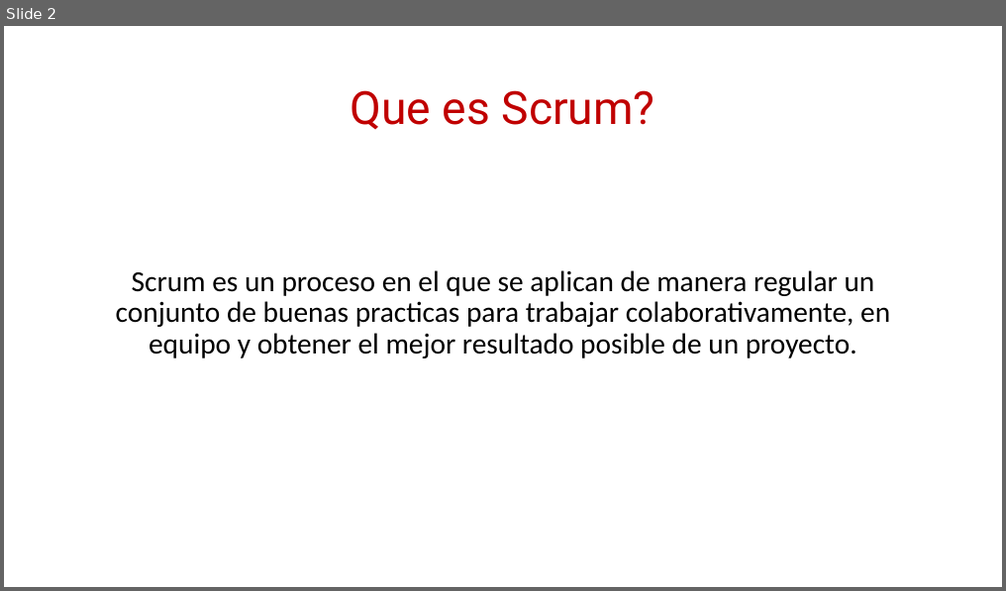
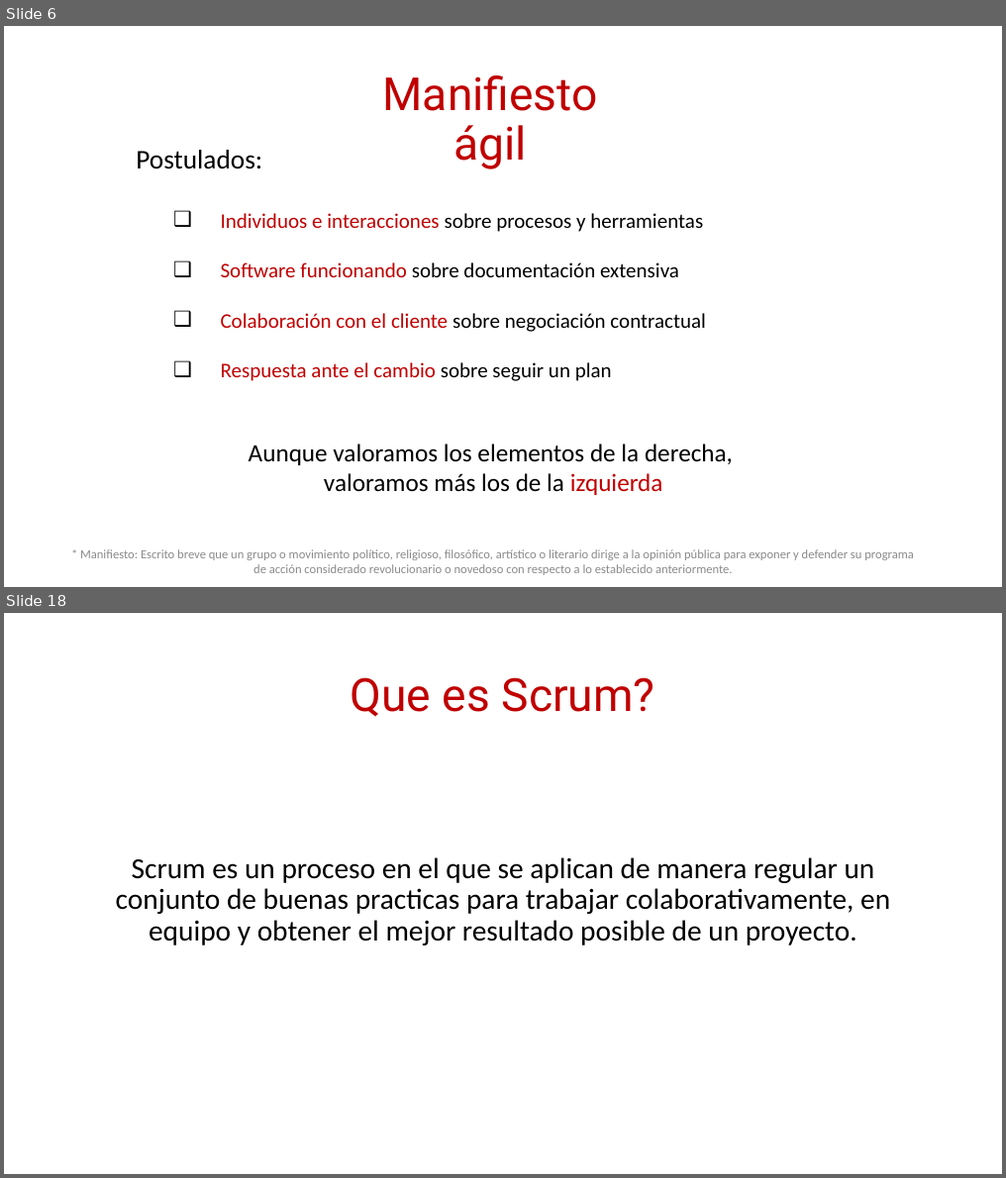
Before and after one commit to daniiel/cursos, a slide deck: Scrum/introduccion a scrum.pptx. Shown one above the other, each under a label of ours: slide 2 before the commit, slides 6 and 18 after it; the slides between them are not shown. The pictures are 1006x591 and 1006x1178 pixels, drawn with LibreOffice and Linux fonts; fonts in the diff are those of the drawing. Boxes give left, top, right and bottom in pixels: in the first picture for what was removed or moved away, otherwise in the second. Text is boxed around its words. In the diff, an @@ line names an element or a change of style, - is before the commit and + after.

```diff
--- a/Scrum/introduccion a scrum.pptx
+++ b/Scrum/introduccion a scrum.pptx
@@ slide 6 added at (4, 26, 1002, 587), background #FFFFFF @@
@@ text added at (383, 76, 598, 170), 44 pt, text #C00000 @@
+Manifiesto ágil
@@ text added at (136, 150, 706, 381), 20 pt, text #000000 @@
+Postulados:
+  ❑ Individuos e interacciones sobre procesos y herramientas
+  ❑ Software funcionando sobre documentación extensiva
+  ❑ Colaboración con el cliente sobre negociación contractual
+  ❑ Respuesta ante el cambio sobre seguir un plan
@@ text added at (249, 444, 733, 495), 24 pt, text #000000 @@
+Aunque valoramos los elementos de la derecha,
+valoramos más los de la izquierda
@@ text added at (80, 550, 914, 575), 12 pt, text #8C8C8C @@
+* Manifiesto: Escrito breve que un grupo o movimiento político, religioso, filosófico, artístico o literario dirige a la opinión pública para exponer y defender su programa de acción considerado revolucionario o novedoso con respecto a lo establecido anteriormente.
@@ what was slide 2 is now slide 18 @@
```
Also in this commit, not shown: 5 slides changed, 27 other slides added.
